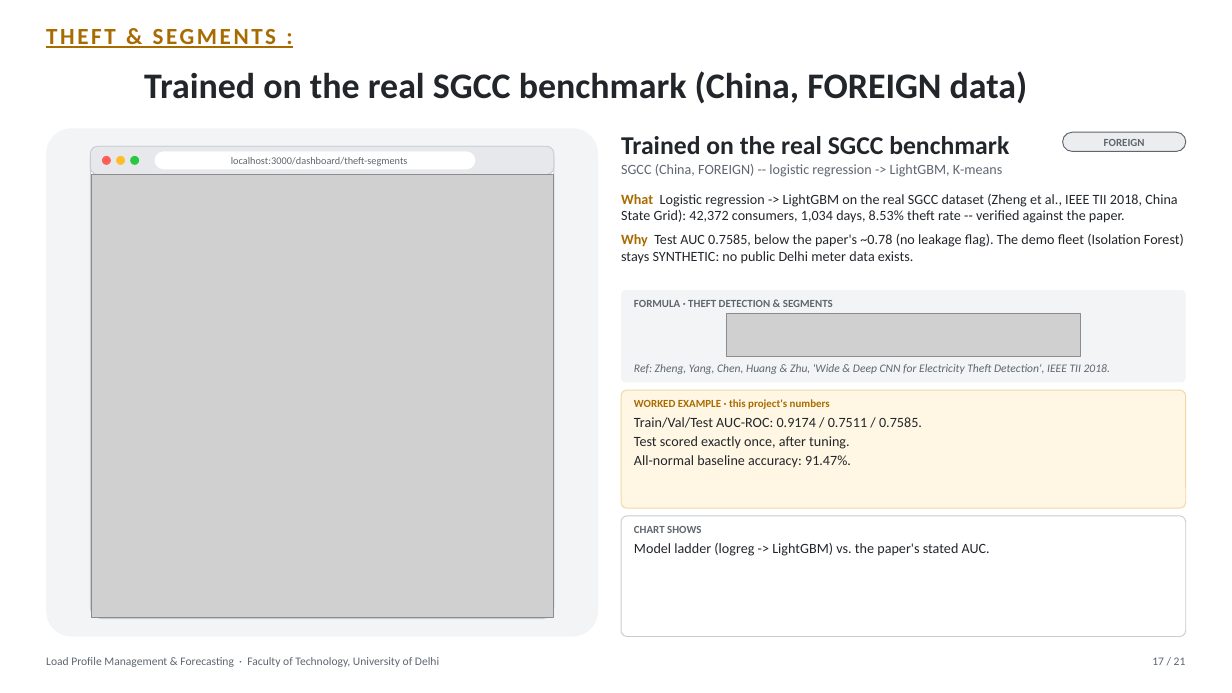
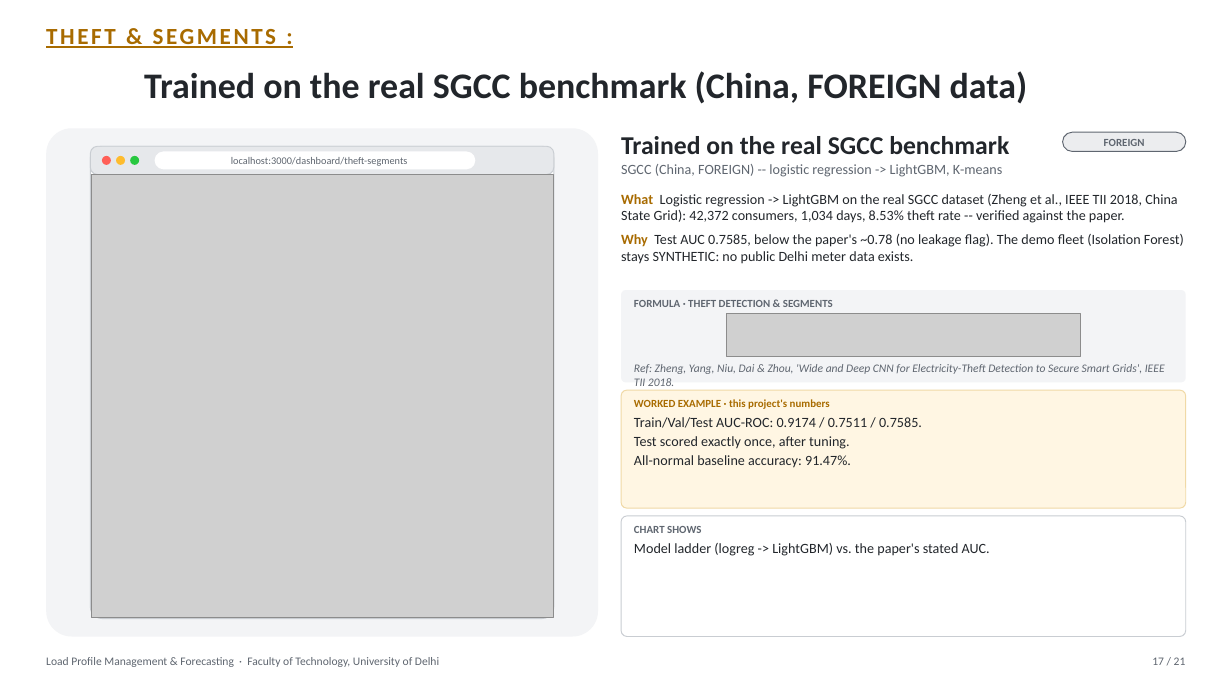
Before and after one commit to Vansh-lab/lpmf, a slide deck: slide 17 of docs/LPMF_Project_Presentation_v2.pptx. Drawn at 1232x693 pixels with LibreOffice and Linux fonts; fonts in the diff are those of the drawing; grey boxes stand for pictures. Boxes give left, top, right and bottom in pixels: in the first picture for what was removed or moved away, otherwise in the second. Text is boxed around its words. In the diff, an @@ line names an element or a change of style, - is before the commit and + after.

```diff
--- a/docs/LPMF_Project_Presentation_v2.pptx
+++ b/docs/LPMF_Project_Presentation_v2.pptx
@@ text at (634,364,1165,386): text changed @@
-Ref: Zheng, Yang, Chen, Huang & Zhu, 'Wide & Deep CNN for Electricity Theft Detection', IEEE TII 2018.
+Ref: Zheng, Yang, Niu, Dai & Zhou, 'Wide and Deep CNN for Electricity-Theft Detection to Secure Smart Grids', IEEE TII 2018.
```
Also in this commit, not shown: 1 other file.
